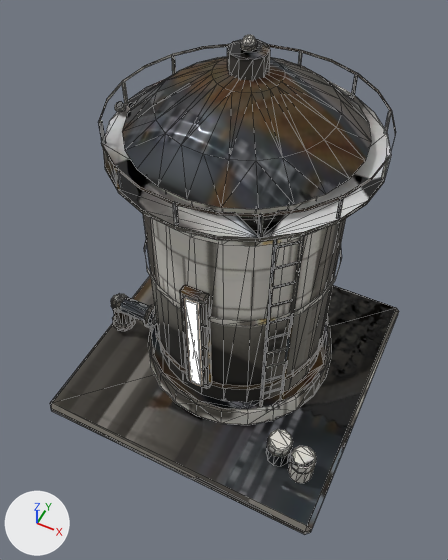
Renders of the glTF model public/models/silo.allies.glb from each side of a commit.
Camera for both pictures: a camera (50 mm lens) standing at (0.552, -1.191, 1.911) and looking at (0.006, -0.099, 0.547). Every picture has the same lights, and +X, +Y and +Z are marked at lower left. The first picture is the older version. Mesh edges are drawn as thin lines. Where no turn or scale is listed for an object, it has been applied to the vertices. Vertices at exactly the same position are counted once.

Script lines for the objects in view, before the commit:
```python
me_gauge = bpy.data.meshes.new('gauge')
me_gauge.from_pydata(...)  # a box spanning x -0.018..0.018, y -0.003..0.003, z -0.2..0.2
me_gauge.materials.append(mat_glow_gauge)
me_root = bpy.data.meshes.new('root')
me_root.from_pydata(...)  # 1096 vertices, 1549 faces; spans x -0.48..0.48, y -0.48..0.48, z -0.617..0.617
me_root.materials.append(mat_body)
ob_gauge_mesh = bpy.data.objects.new('gauge_mesh', me_gauge)
ob_gauge_mesh.location = (0.0, -0.282, 0.44)
ob_root_mesh = bpy.data.objects.new('root_mesh', me_root)
ob_root_mesh.location = (0.0, 0.0, 0.617)
```
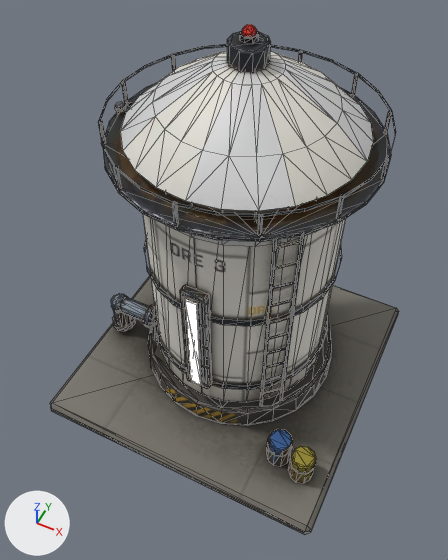
Where the newer file only moved an object's origin or applied its transform, the numbers keep the older frame.

The change, as a diff of the scene's bpy script:
```diff
--- a/public/models/silo.allies.glb.py
+++ b/public/models/silo.allies.glb.py
@@ me_root @@
 # used by ob_root_mesh; location = (0.0, 0.0, 0.617)
-me_root.from_pydata(...)  # 1096 vertices, 1549 faces; spans x -0.48..0.48, y -0.48..0.48, z -0.617..0.617
+me_root.from_pydata(...)  # 1096 vertices, 1547 faces; spans x -0.48..0.48, y -0.48..0.48, z -0.617..0.64
+# me_root part 1: the loose piece of 20 vertices spanning x -0.048..0.048, y -0.01..0.09, z 0.523..0.583 is moved by (0.0, 0.0, 0.02)
+# me_root part 2: the loose piece of 33 vertices spanning x -0.015..0.015, y 0.025..0.055, z 0.588..0.617 is scaled about its middle by (1.12, 1.13, 1.13), then moved by (0.0, 0.0, 0.022)
+# me_root part 3: 113 of 1096 vertices moved; they spanned x -0.32..0.32, y -0.275..0.355, z 0.339..0.6 and now span x -0.32..0.32, y -0.28..0.36, z -0.566..0.621; mean shift (0.0, -0.003, -0.169); largest move (-0.224, 0.1, 0.443) -> (-0.224, 0.264, -0.487)
+# me_root part 4: 32 of 1096 vertices moved; they spanned x -0.317..0.32, y -0.332..0.346, z -0.566..-0.457 and now span x -0.319..0.32, y -0.332..0.349, z -0.566..0.454; mean shift (0.0, 0.01, 0.629); largest move (0.277, -0.268, -0.488) -> (0.277, 0.2, 0.373)
+# me_root part 5: 1287 kept faces spanning x -0.48..0.48, y -0.48..0.48, z -0.617..0.64 get new texture (UV) coordinates
 me_root.materials.append(mat_body)
```

What differs and where, as boxes [x1, y1, x2, y2] in the pictures (448 x 560 px; the box of a moved part takes in the faces that stretch with it):
'root_mesh', reshaped
    before: [50, 35, 399, 535]
    after: [50, 24, 399, 535]
part 1 of me_root, moved or reshaped
    before: [227, 39, 270, 81]
    after: [227, 31, 271, 73]
part 2 of me_root, moved or reshaped
    before: [243, 35, 255, 45]
    after: [242, 24, 257, 37]
part 3 of me_root, moved or reshaped
    before: [99, 40, 396, 219]
    after: [99, 31, 396, 442]
part 4 of me_root, moved or reshaped
    before: [149, 319, 331, 456]
    after: [99, 70, 395, 456]
part 5 of me_root, surface changed
    before: [50, 35, 399, 531]
    after: [50, 24, 399, 531]
